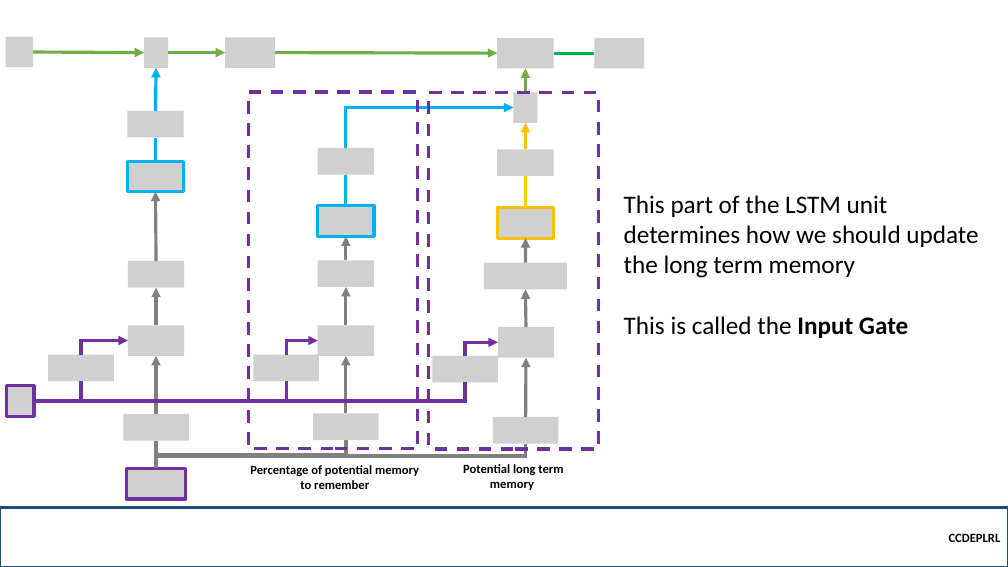
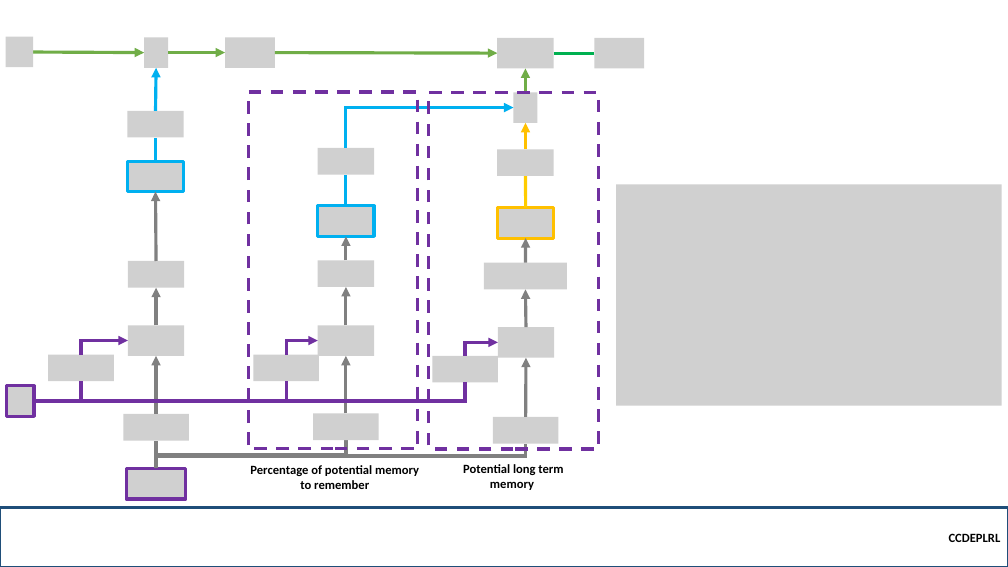
Before and after one commit to robitussin/CCDEPLRL, a slide deck: slide 15 of Week 8 and 9 - Deep Sequence Modeling/Long Short Term Memory.pptx (slide 13 before the commit). Drawn at 1008x567 pixels with LibreOffice and Linux fonts; fonts in the diff are those of the drawing; grey boxes stand for pictures; background and template pictures are left out. Boxes give left, top, right and bottom in pixels: in the first picture for what was removed or moved away, otherwise in the second. Text is boxed around its words. In the diff, an @@ line names an element or a change of style, - is before the commit and + after.

```diff
--- a/Week 8 and 9 - Deep Sequence Modeling/Long Short Term Memory.pptx
+++ b/Week 8 and 9 - Deep Sequence Modeling/Long Short Term Memory.pptx
@@ picture added at (616, 185, 1002, 406) @@
@@ text removed at (624, 195, 978, 338) @@
-This part of the LSTM unit determines how we should update the long term memory
-This is called the Input Gate
```
Also in this commit, not shown: 2 other slides changed, 3 slides added, 2 other files.
